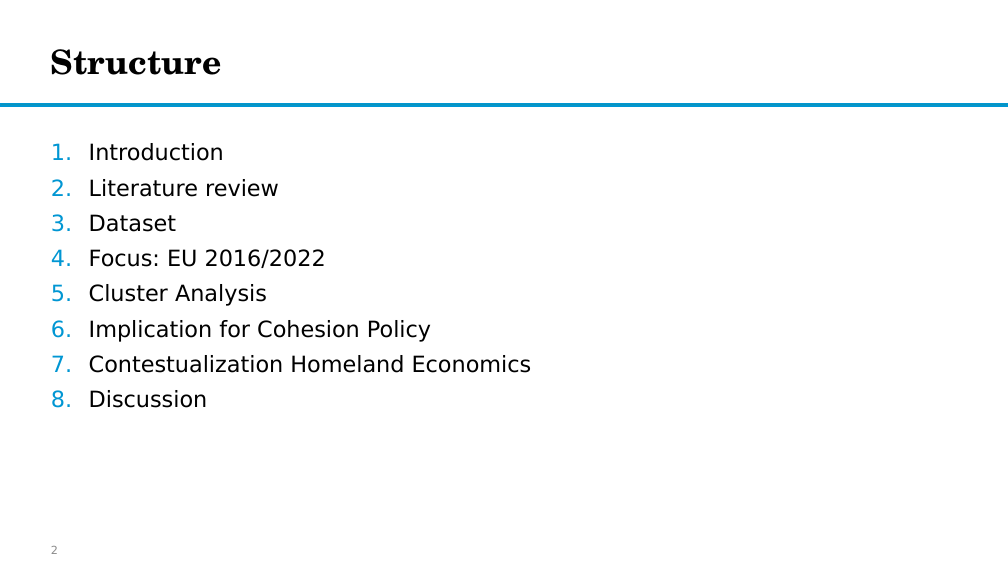
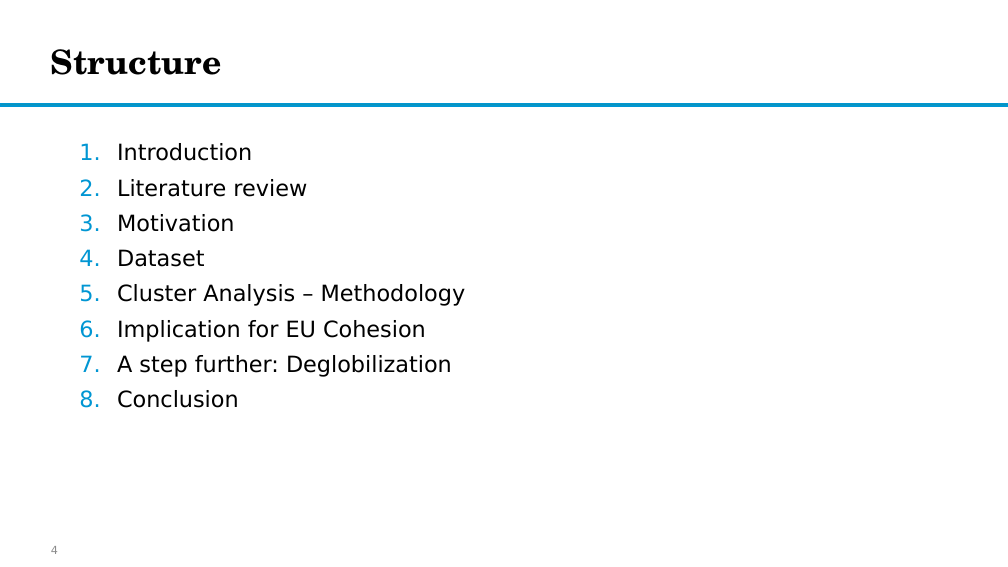
Before and after one commit to EliaDG/EU-Core-Periphery-Division-in-the-wake-of-Deglobalization, a slide deck: slide 4 of 03_final_data/Global Imbalances and Core-Periphery Model in the EU.pptx (slide 2 before the commit). Drawn at 1008x567 pixels with LibreOffice and Linux fonts; fonts in the diff are those of the drawing; background and template pictures are left out. Boxes give left, top, right and bottom in pixels: in the first picture for what was removed or moved away, otherwise in the second. Text is boxed around its words. In the diff, an @@ line names an element or a change of style, - is before the commit and + after.

```diff
--- a/03_final_data/Global Imbalances and Core-Periphery Model in the EU.pptx
+++ b/03_final_data/Global Imbalances and Core-Periphery Model in the EU.pptx
@@ text "Introduction": place and size @@
-text "Introduction" at bbox=[89, 143, 532, 408]
+text "Introduction" at bbox=[117, 143, 466, 408]
@@ text at bbox=[117, 214, 235, 232]: paragraph added @@
+3. Motivation
@@ text at bbox=[117, 284, 466, 408]: text changed @@
-4. Focus: EU 2016/2022
-5. Cluster Analysis
-6. Implication for Cohesion Policy
-7. Contestualization Homeland Economics
-8. Discussion
+5. Cluster Analysis – Methodology
+6. Implication for EU Cohesion
+7. A step further: Deglobilization
+8. Conclusion
@@ page number at bbox=[51, 546, 58, 554]: text changed @@
-2
+4
```
Also in this commit, not shown: 5 other slides changed, 17 slides added, 7 slides removed, 11 other files.
